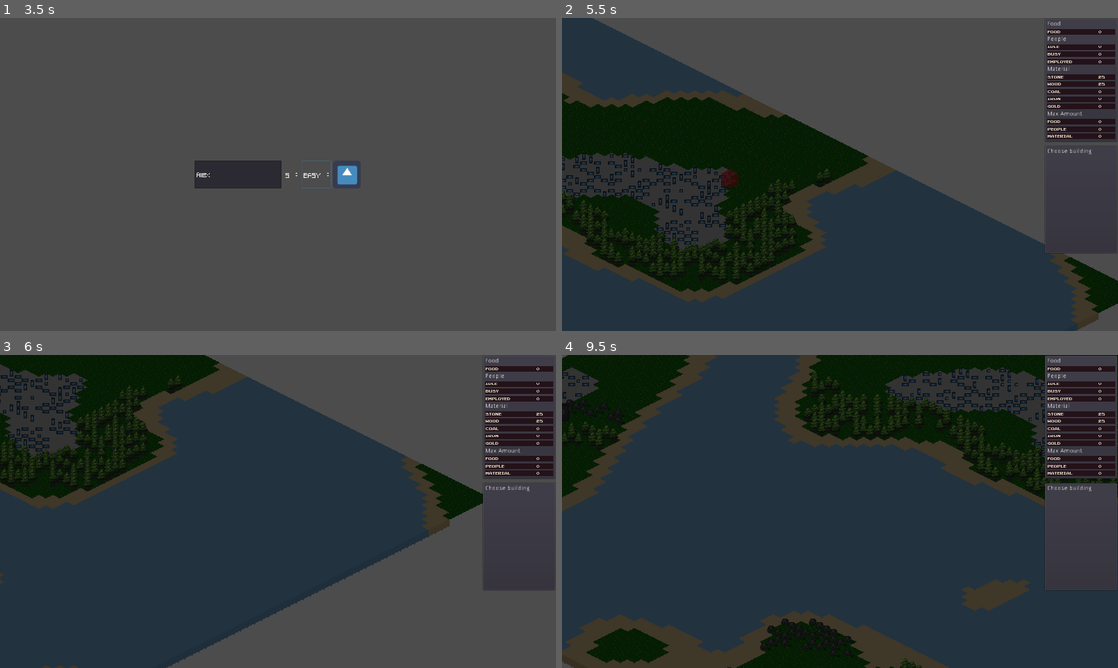
Above: before the commit, frames 1-4 (two rows, left to right).
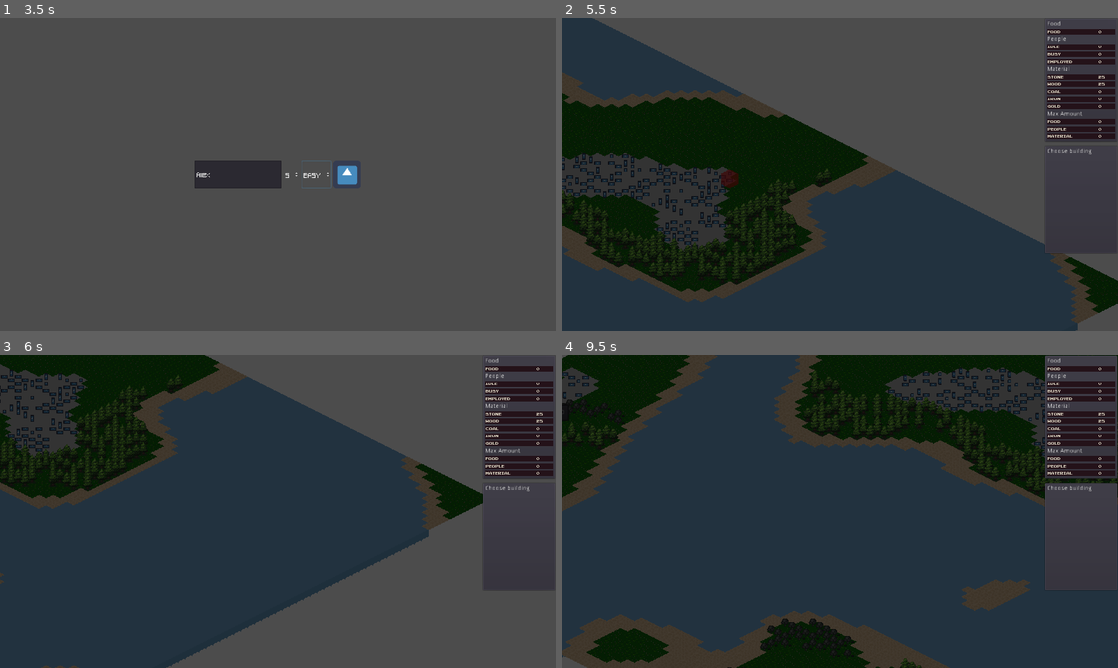
Above: after the commit, the same moments.

Repository: FilMer17/MightyTower
Game: Godot game, scene res://ui/menu/TitleMenu.tscn
Same seed, same stepped clock (60 frames per second), same inputs: the game is played once before the commit and once after it. The engine's default icon, where the game draws it, is replaced by a stand-in: a white triangle on a blue panel in a dark square.
Inputs (mouse positions are in pixels of both pictures, inside the frame that each line leads up to):
- Up to frame 1 (3.5 s): click "New Game" at 0.5 s; click (239, 174) at 1.27 s; type "Alex" at 1.35 s; click "EASY" at 2 s; click "EASY" at 2.75 s
- Up to frame 2 (5.5 s): click (906, 174) at 3.5 s; tap Enter at 4.25 s; move the mouse to (756, 215) at 4.27 s; hold Right (ui_right) 4.28-5.03 s; hold 1 (building1) 4.28-5.03 s; click (756, 215) at 4.42 s; move the mouse to (728, 190) at 5.02 s; hold Down (ui_down) from 5.03 s (still down); tap 2 (building2) at 5.1 s
- Up to frame 3 (6 s): move the mouse to (0, 383) at 5.77 s; release Down (ui_down) at 5.78 s; hold Right (ui_right) from 5.78 s (still down); hold 3 (building3) from 5.78 s (still down); click (0, 383) at 5.92 s
- Up to frame 4 (9.5 s): move the mouse to (812, 574) at 6.52 s; release Right (ui_right) at 6.53 s; release 3 (building3) at 6.53 s; hold Up (ui_up) 6.53-7.28 s; tap 4 (building4) at 6.6 s; click (812, 574) at 6.67 s; move the mouse to (1006, 558) at 7.27 s; hold 5 (building5) 7.28-8.03 s; hold Left (ui_left) 7.28-8.78 s; move the mouse to (673, 464) at 8.02 s; tap Mouse wheel down (scroll_down) at 8.1 s; move the mouse to (589, 658) at 8.77 s; hold Down (ui_down) from 8.78 s (still down); tap Mouse wheel up (scroll_up) at 8.85 s; click (589, 658) at 8.92 s

Frame 1 is identical in both runs. In frame 2, 0.8% of the frame differs, in the area x 0-100%, y 17-100%; in frame 3, 0.3%; in frame 4, 0.8%.

Commit message:
Design Terrain changed sand sprites

Diff:
--- a/game/graphics/terrain/TerrainTileSet.tres
+++ b/game/graphics/terrain/TerrainTileSet.tres
@@ -33,8 +33,17 @@
 1/texture = ExtResource( 2 )
 1/tex_offset = Vector2( 0, 0 )
 1/modulate = Color( 1, 1, 1, 1 )
-1/region = Rect2( 0, 0, 33, 34 )
-1/tile_mode = 0
+1/region = Rect2( 0, 0, 99, 17 )
+1/tile_mode = 1
+1/autotile/bitmask_mode = 1
+1/autotile/bitmask_flags = [ Vector2( 0, 0 ), 511, Vector2( 1, 0 ), 511, Vector2( 2, 0 ), 511 ]
+1/autotile/icon_coordinate = Vector2( 0, 0 )
+1/autotile/tile_size = Vector2( 33, 17 )
+1/autotile/spacing = 0
+1/autotile/occluder_map = [  ]
+1/autotile/navpoly_map = [  ]
+1/autotile/priority_map = [  ]
+1/autotile/z_index_map = [  ]
 1/occluder_offset = Vector2( 0, 0 )
 1/navigation_offset = Vector2( 0, 0 )
 1/shape_offset = Vector2( 0, 0 )
Binary file removed: game/graphics/terrain/Grass.png
Not shown, removed: game/graphics/terrain/Grass.png.import
Binary file changed: game/graphics/terrain/Sand.png
